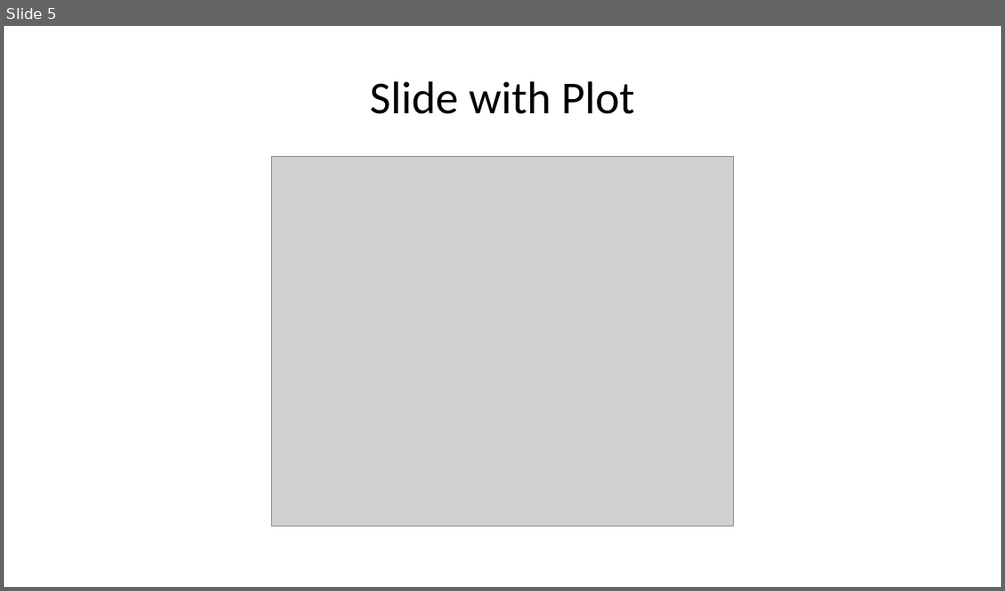
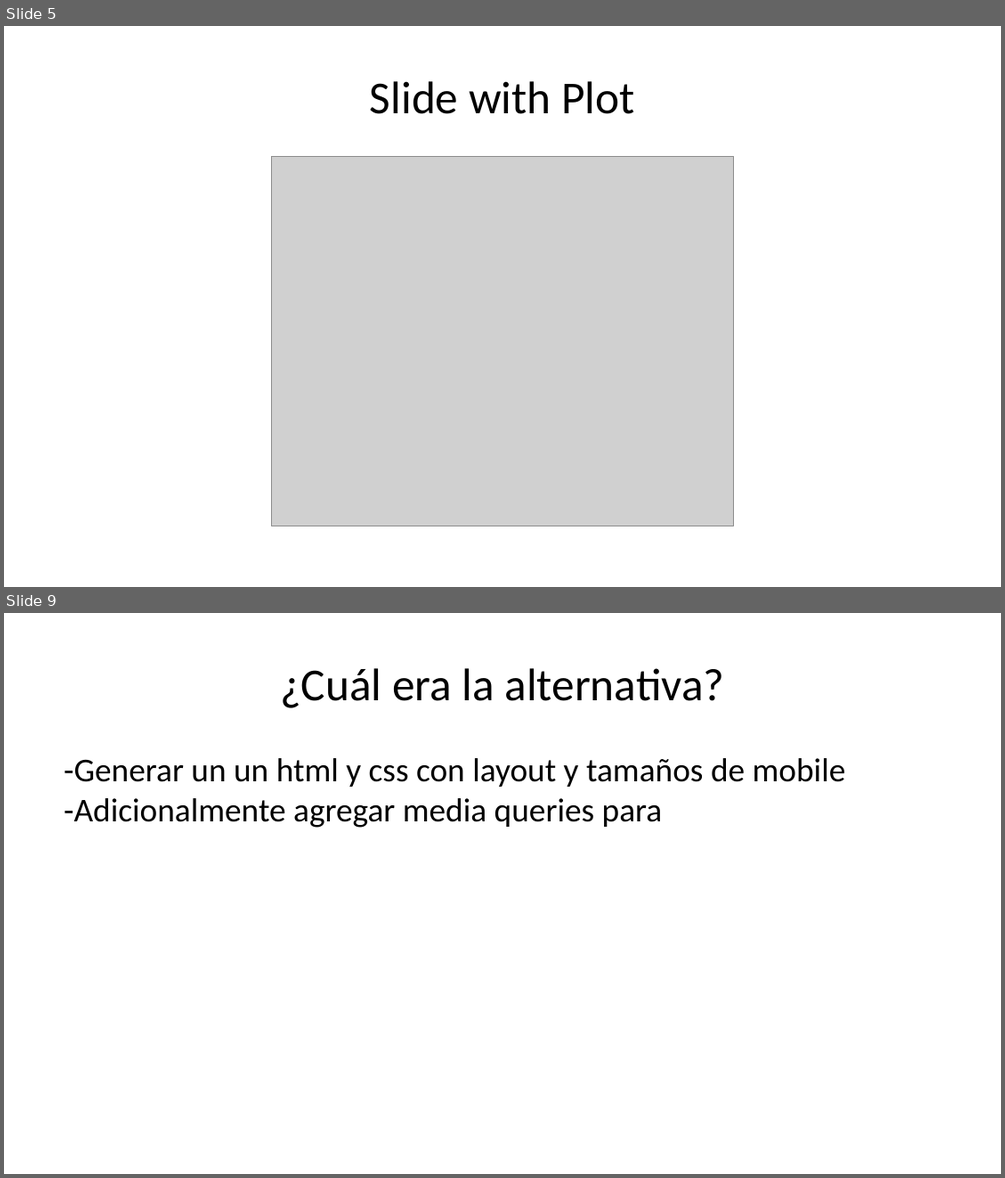
Before and after one commit to datacivica/ppt-huelladecuidados-LatinR, a slide deck: ppt-LatinR.pptx. Shown one above the other, each under a label of ours: slide 5 before the commit, slides 5 and 9 after it; the slides between them are not shown. The pictures are 1005x591 and 1005x1178 pixels, drawn with LibreOffice and Linux fonts; fonts in the diff are those of the drawing; grey boxes stand for pictures. Boxes give left, top, right and bottom in pixels: in the first picture for what was removed or moved away, otherwise in the second. Text is boxed around its words. In the diff, an @@ line names an element or a change of style, - is before the commit and + after.

```diff
--- a/ppt-LatinR.pptx
+++ b/ppt-LatinR.pptx
@@ slide 9 added at <box>4,613,1001,1174</box>, background #FFFFFF @@
@@ title added at <box>280,668,725,708</box>, 33 pt, text #000000 @@
+¿Cuál era la alternativa?
@@ text added at <box>64,758,846,827</box>, 24 pt, text #000000 @@
+-Generar un un html y css con layout y tamaños de mobile -Adicionalmente agregar media queries para
```
Also in this commit, not shown: 1 slide changed, 5 other slides added, 2 other files.
